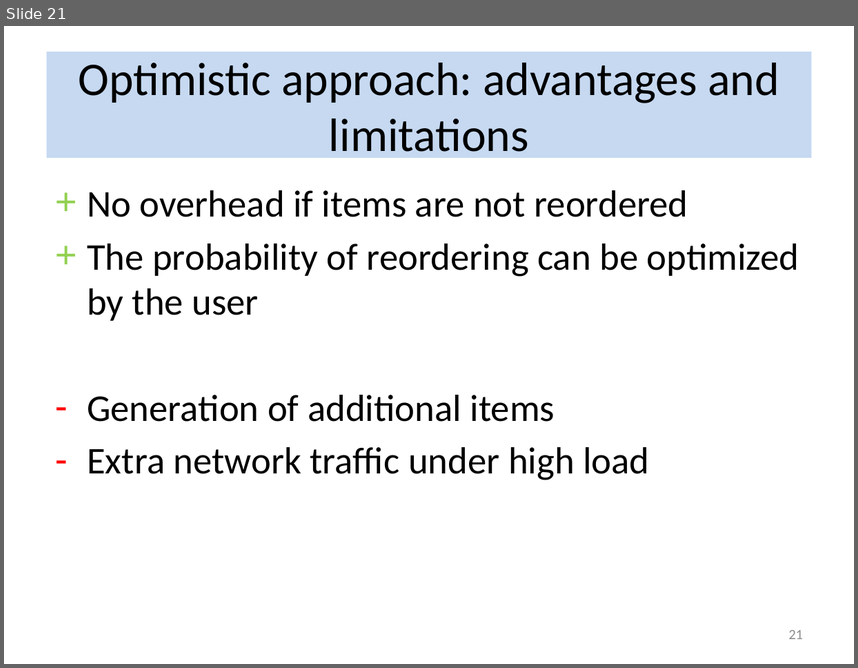
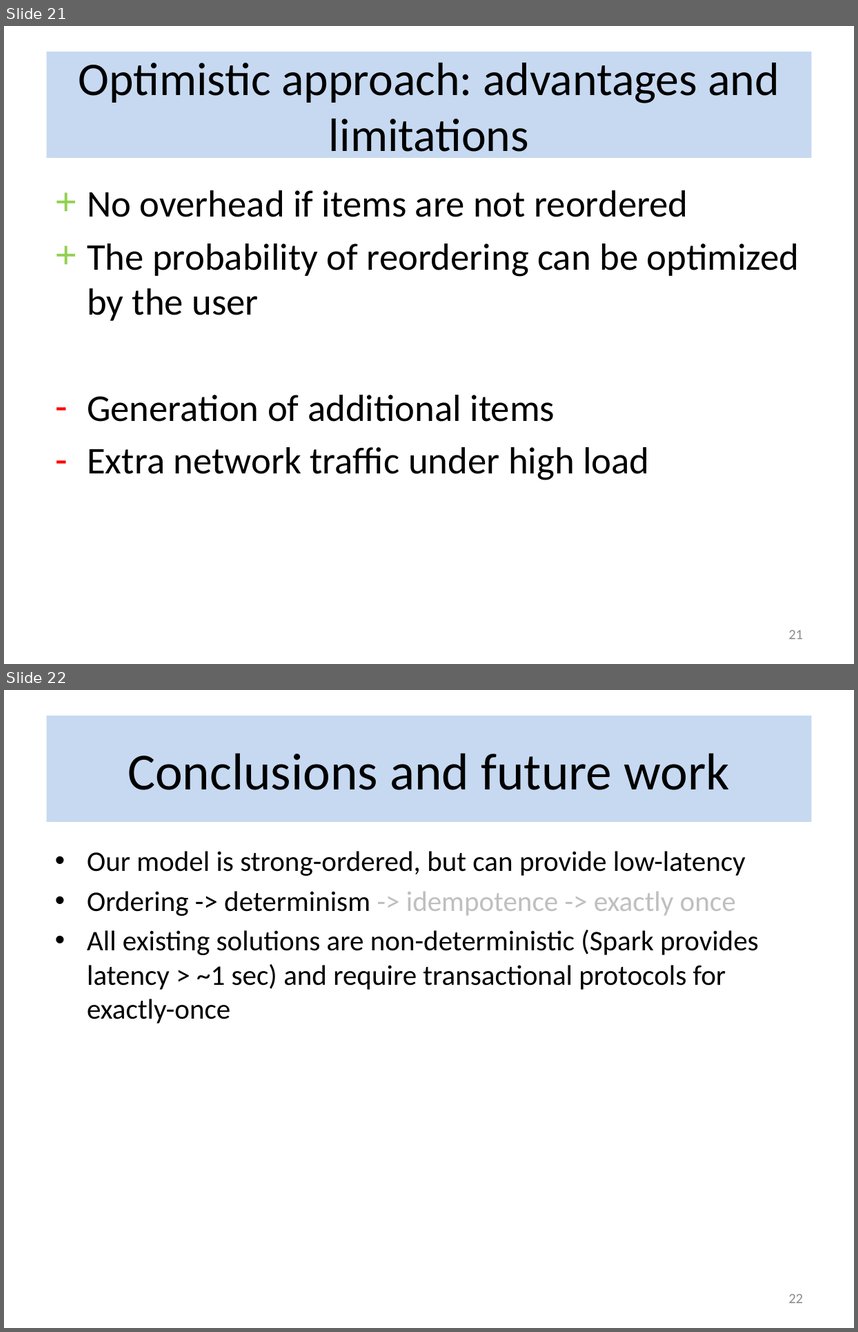
Before and after one commit to flame-stream/Papers, a slide deck: 2018/invalidation/slides.pptx. Shown one above the other, each under a label of ours: slide 21 before the commit, slides 21 and 22 after it. The pictures are 858x668 and 858x1332 pixels, drawn with LibreOffice and Linux fonts; fonts in the diff are those of the drawing; background and template pictures are left out. Boxes give left, top, right and bottom in pixels: in the first picture for what was removed or moved away, otherwise in the second. Text is boxed around its words. In the diff, an @@ line names an element or a change of style, - is before the commit and + after.

Commit message:
Update slides

```diff
--- a/2018/invalidation/slides.pptx
+++ b/2018/invalidation/slides.pptx
@@ slide 22 added at <box>4,690,854,1328</box>, background #FFFFFF @@
@@ title added at <box>47,716,811,822</box>, fill #C6D9F1, 44 pt, text #000000 @@
+Conclusions and future work
@@ text added at <box>87,851,759,1023</box>, 24 pt, text #000000 @@
+• Our model is strong-ordered, but can provide low-latency
+• Ordering -> determinism -> idempotence -> exactly once
+• All existing solutions are non-deterministic (Spark provides latency > ~1 sec) and require transactional protocols for exactly-once
@@ page number added at <box>789,1294,803,1303</box>, 12 pt, text #8C8C8C @@
+22
```
Also in this commit, not shown: 2 slides changed.
